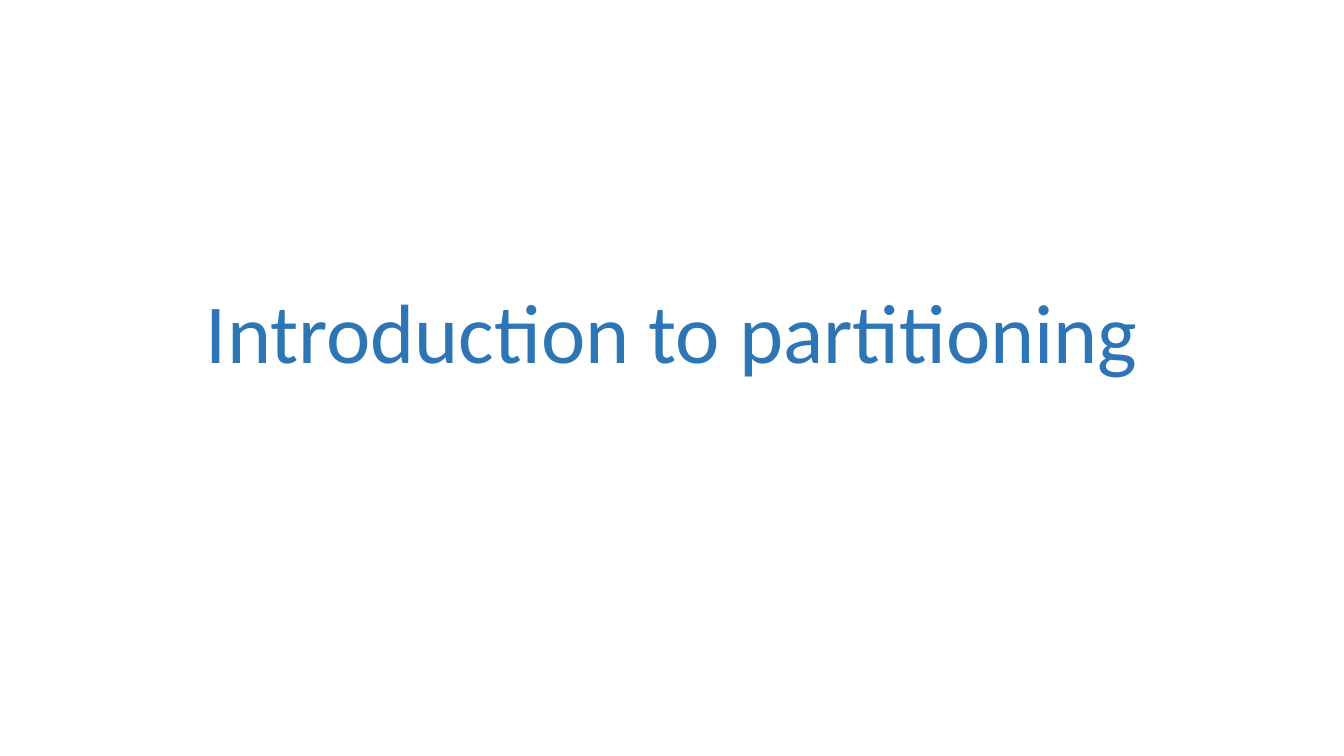
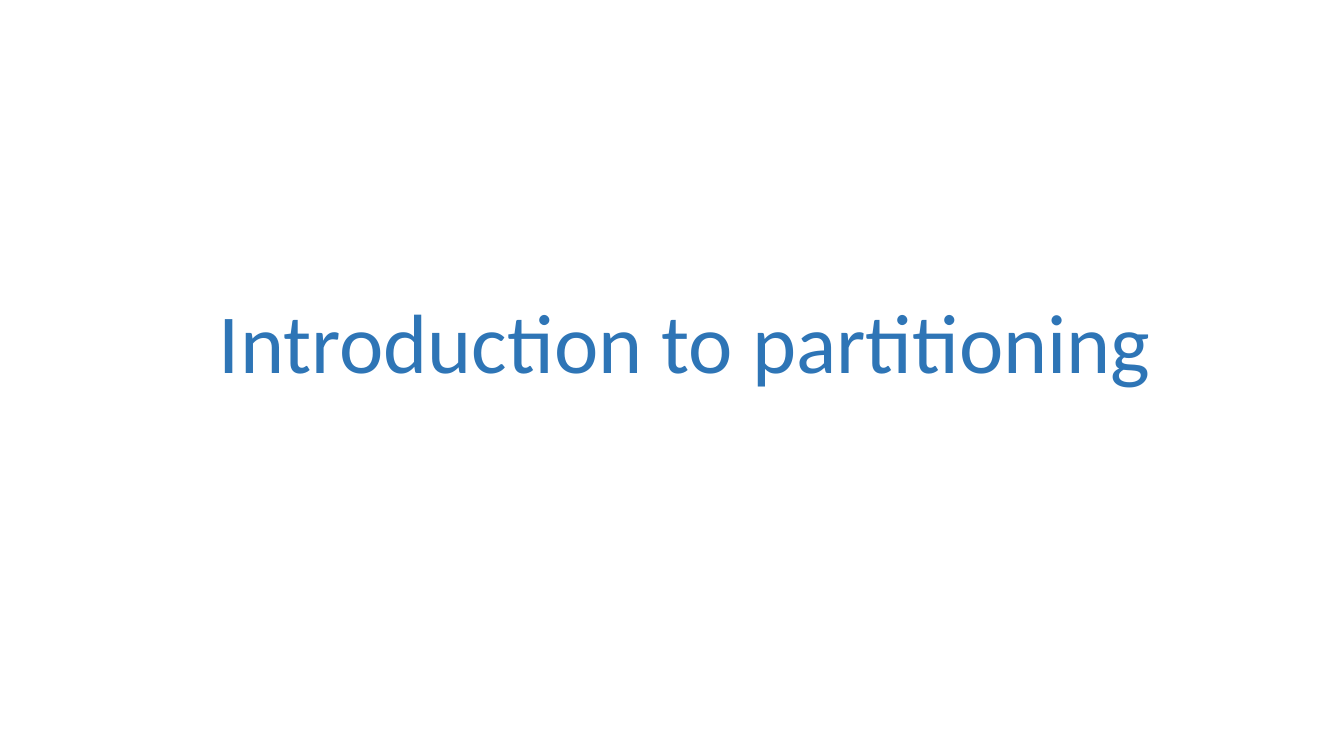
Before and after one commit to dbafromthecold/IntroToPartitioning, a slide deck: slide 1 of Intro to Partitioning.pptx. Drawn at 1344x756 pixels with LibreOffice and Linux fonts; fonts in the diff are those of the drawing; background and template pictures are left out. Boxes give left, top, right and bottom in pixels: in the first picture for what was removed or moved away, otherwise in the second. Text is boxed around its words. In the diff, an @@ line names an element or a change of style, - is before the commit and + after.

```diff
--- a/Intro to Partitioning.pptx
+++ b/Intro to Partitioning.pptx
@@ title "Introduction to partitioning": place and size @@
-title "Introduction to partitioning" at bbox=[206, 304, 1137, 378]
+title "Introduction to partitioning" at bbox=[219, 314, 1150, 388]
```
Also in this commit, not shown: 9 other slides changed, 8 slides added, 1 slide removed, 5 other files.
